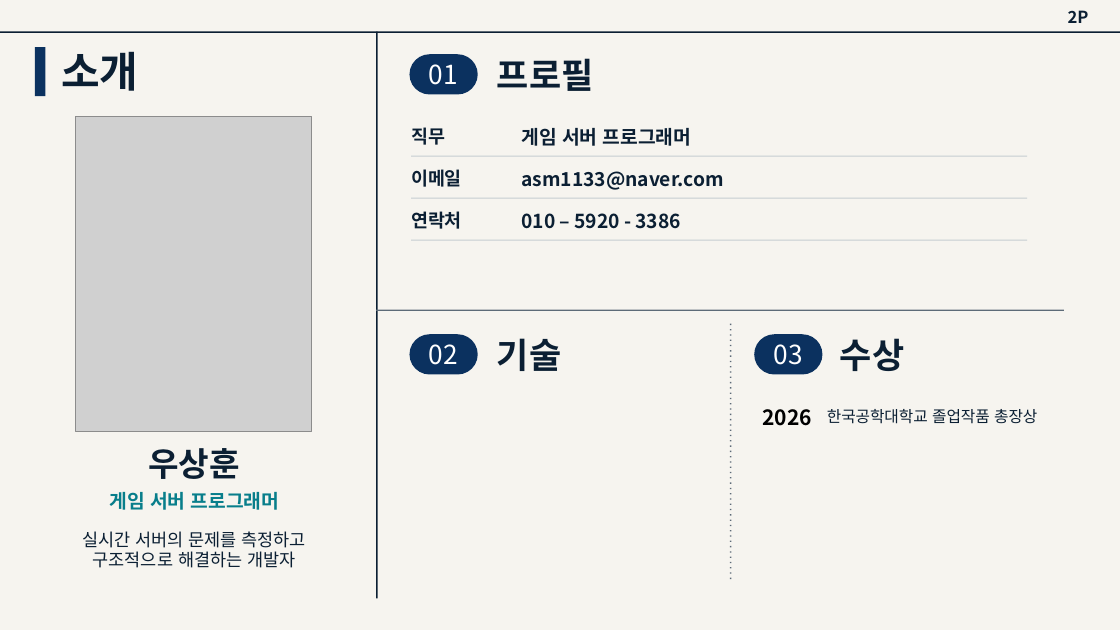
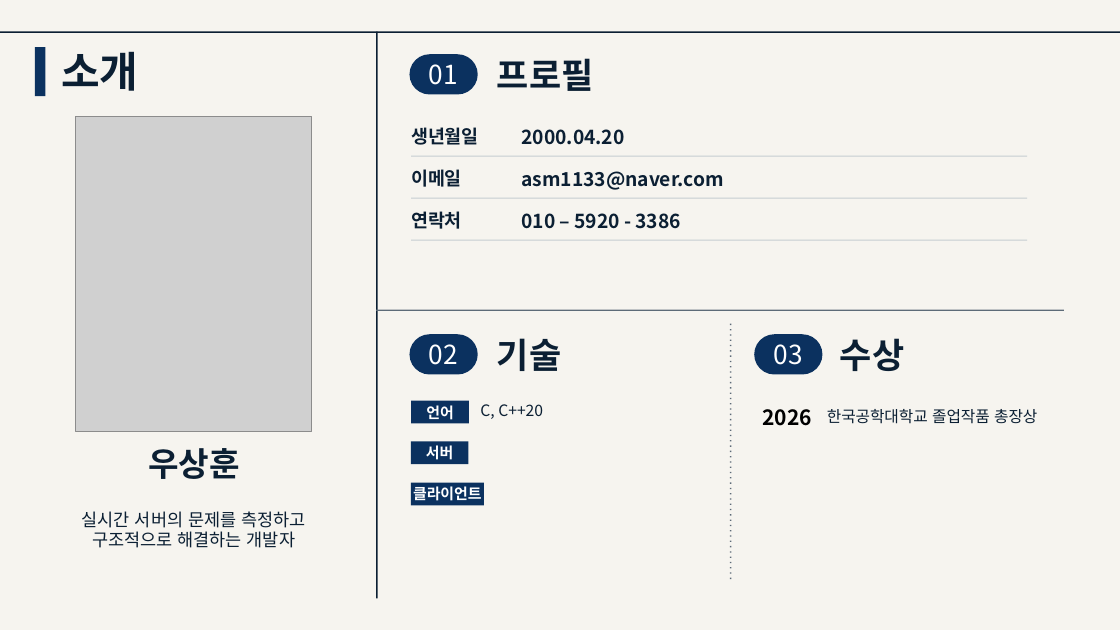
Before and after one commit to Woon-2/Project-W, a slide deck: slide 2 of 포트폴리오/게임서버_포트폴리오.pptx. Drawn at 1120x630 pixels with LibreOffice and Linux fonts; fonts in the diff are those of the drawing; grey boxes stand for pictures. Boxes give left, top, right and bottom in pixels: in the first picture for what was removed or moved away, otherwise in the second. Text is boxed around its words. In the diff, an @@ line names an element or a change of style, - is before the commit and + after.

```diff
--- a/포트폴리오/게임서버_포트폴리오.pptx
+++ b/포트폴리오/게임서버_포트폴리오.pptx
@@ text removed at (1068, 10, 1089, 23) @@
-2P
@@ text at (411, 127, 479, 145): text changed @@
-직무
+생년월일
@@ text at (521, 129, 624, 145): text changed @@
-게임 서버 프로그래머
+2000.04.20
@@ rectangle added at (412, 401, 470, 423), fill #0B315F, 12.8 pt, text #FFFFFF, bold @@
+언어
@@ text added at (480, 404, 543, 419), 13.5 pt, text #0B1F33 @@
+C, C++20
@@ rectangle added at (411, 442, 469, 465), fill #0B315F, 12.8 pt, text #FFFFFF, bold @@
+서버
@@ text "실시간 서버의 문제를 측정하고": place and size @@
-text "실시간 서버의 문제를 측정하고" at (82, 531, 306, 568)
+text "실시간 서버의 문제를 측정하고" at (82, 511, 305, 548)
@@ text removed at (109, 492, 279, 510) @@
-게임 서버 프로그래머
@@ rectangle added at (411, 482, 484, 505), fill #0B315F, 12.8 pt, text #FFFFFF, bold @@
+클라이언트
```
Also in this commit, not shown: 4 slides added, 10 slides removed.
